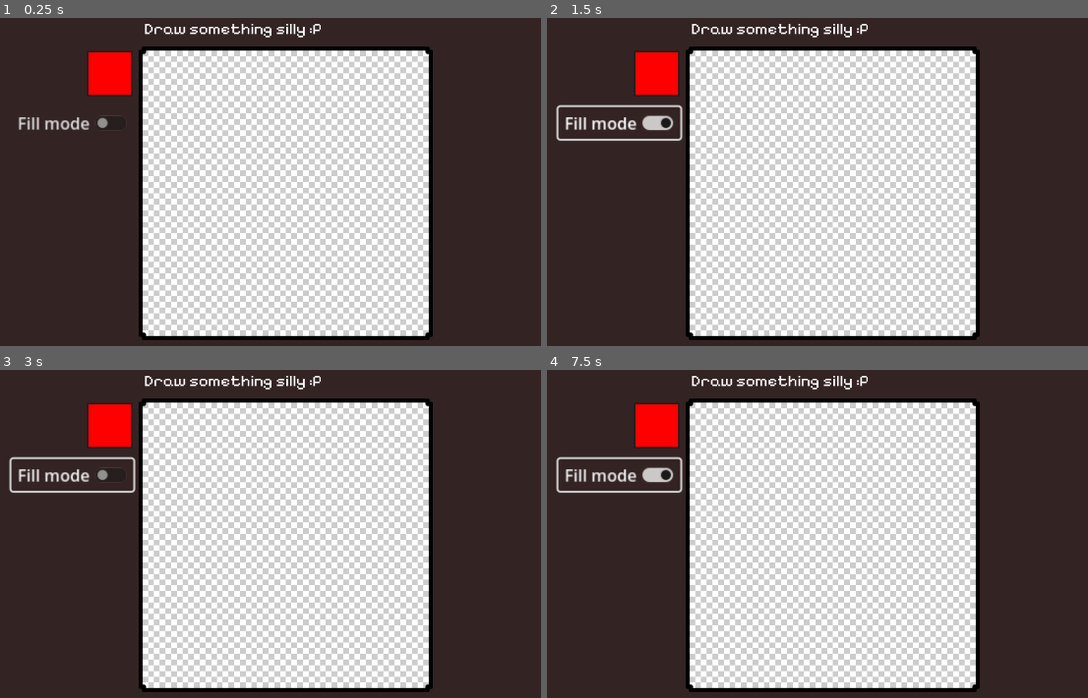
Above: before the commit, frames 1-4 (two rows, left to right).
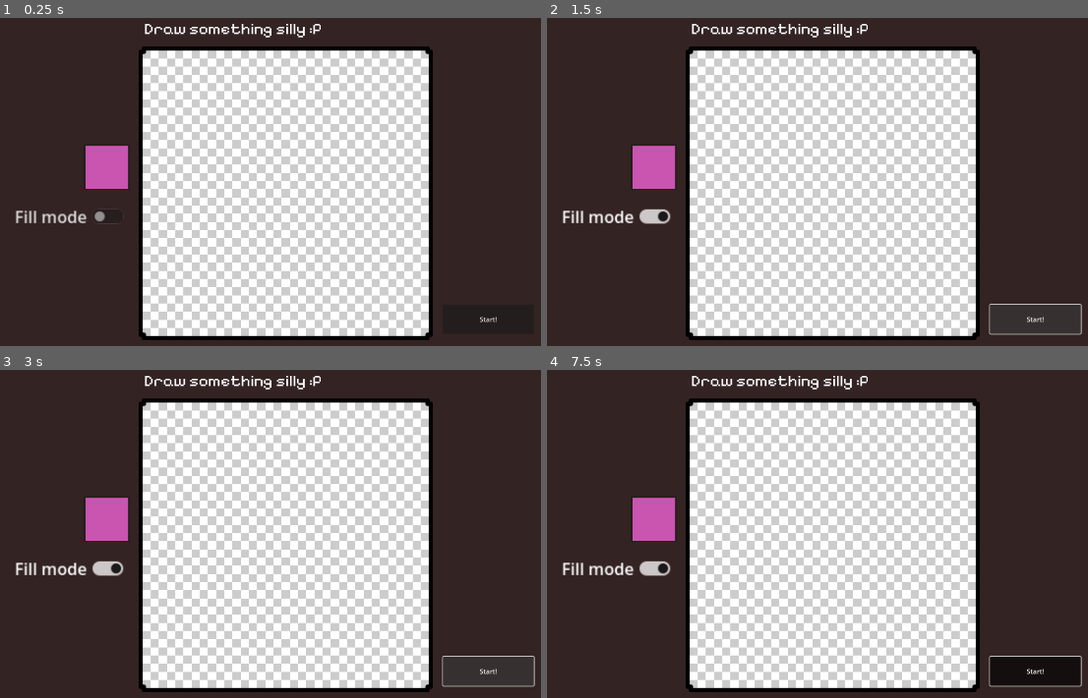
Above: after the commit, the same moments.

Repository: sticks-stuff/ggj
Game: Godot game, scene res://scenes/player_draw_pane.tscn
Two runs of this game, one before a commit and one after it. Both use one fixed random seed, a clock stepped at 60 frames per second and the inputs below. This scene is started directly instead of the project's main scene.
Inputs (mouse positions are in pixels of both pictures, inside the frame that each line leads up to):
- Up to frame 1 (0.25 s): no input
- Up to frame 2 (1.5 s): click "Fill mode" at 0.5 s; click (1033, 319) at 1.25 s, where only the run after the commit has a clickable "Start!"
- Up to frame 3 (3 s): click (486, 671) at 2 s, where only the run after the commit has a clickable "Start!"; tap Enter at 2.75 s; hold D (right) from 2.78 s (still down); hold Space (fire) from 2.78 s (still down)
- Up to frame 4 (7.5 s): release D (right) at 3.53 s; release Space (fire) at 3.53 s; hold S (down) 3.53-4.28 s; tap Space (fire) at 3.6, 5.1, 6.6 s; tap Enter at 4.25, 5.75 s; hold D (right) 4.28-5.03 s; hold Space (fire) 4.28-5.03 s; hold W (up) 5.03-5.78 s; hold Space (fire) 5.78-6.53 s; hold A (left) 5.78-7.28 s; hold S (down) from 7.28 s (still down); hold Space (fire) from 7.28 s (still down)

The runs differ from the first frame. In frame 1, 26% of the frame differs, in the area x 2-92%, y 9-98%; in frame 2, 27%; in frame 3, 27%; in frame 4, 28%, in the area x 1-99%, y 9-98%.
Error after the commit: Invalid access of index '60' on a base object of type: 'Array'. (res://scripts/canvas.gd:67)

Commit message:
Set up draw mode toggle

Diff:
--- a/scenes/game_scene.tscn
+++ b/scenes/game_scene.tscn
@@ -1,9 +1,7 @@
-[gd_scene load_steps=6 format=3 uid="uid://mdqhu3ye45uf"]
+[gd_scene load_steps=4 format=3 uid="uid://mdqhu3ye45uf"]
 
 [ext_resource type="PackedScene" uid="uid://bkjch3s5fkght" path="res://scenes/player.tscn" id="1_4jftv"]
 [ext_resource type="PackedScene" uid="uid://ba5besi6d37jq" path="res://environment_objects/environment_node.tscn" id="3_l67jm"]
-
-[sub_resource type="SphereShape3D" id="SphereShape3D_4ax3u"]
 
 [sub_resource type="Environment" id="Environment_f5yaj"]
 background_mode = 1
@@ -32,5 +30,3 @@
 light_energy = 5.364
 directional_shadow_mode = 0
 sky_mode = 1
-
-[connection signal="area_entered" from="player/Area3D" to="player" method="_on_area_3d_area_entered"]
--- a/scenes/player_draw_pane.tscn
+++ b/scenes/player_draw_pane.tscn
@@ -24,6 +24,7 @@
 offset_bottom = -50.0
 grow_horizontal = 2
 grow_vertical = 2
+mouse_filter = 2
 
 [node name="Background" type="ColorRect" parent="."]
 layout_mode = 1
@@ -77,14 +78,14 @@
 anchor_top = 0.5
 anchor_right = 0.5
 anchor_bottom = 0.5
-offset_left = -486.0
-offset_top = -349.0
-offset_right = -374.0
-offset_bottom = -237.0
+offset_left = -493.0
+offset_top = -120.0
+offset_right = -381.0
+offset_bottom = -8.0
 grow_horizontal = 2
 grow_vertical = 2
 text = "Colour picker"
-color = Color(1, 0, 0, 1)
+color = Color(0.788235, 0.333333, 0.694118, 1)
 
 [node name="Border" type="NinePatchRect" parent="."]
 layout_mode = 1
@@ -113,10 +114,10 @@
 anchor_top = 0.5
 anchor_right = 0.5
 anchor_bottom = 0.5
-offset_left = -670.0
-offset_top = -211.0
-offset_right = -551.0
-offset_bottom = -180.0
+offset_left = -677.0
+offset_top = 18.0
+offset_right = -558.0
+offset_bottom = 49.0
 grow_horizontal = 2
 grow_vertical = 2
 scale = Vector2(2.5, 2.5)
@@ -142,3 +143,18 @@
 theme_override_font_sizes/normal_font_size = 40
 text = "Draw something silly :P"
 fit_content = true
+
+[node name="Button" type="Button" parent="."]
+layout_mode = 1
+anchors_preset = 8
+anchor_left = 0.5
+anchor_top = 0.5
+anchor_right = 0.5
+anchor_bottom = 0.5
+offset_left = 384.0
+offset_top = 273.0
+offset_right = 606.0
+offset_bottom = 344.0
+grow_horizontal = 2
+grow_vertical = 2
+text = "Start!"
--- a/scripts/canvas.gd
+++ b/scripts/canvas.gd
@@ -1,8 +1,8 @@
 extends ColorRect
 
-
-var width = 50
-var height = 50
+@export var canvas_size = Vector2i(50, 50)
+var width = canvas_size.x
+var height = canvas_size.y
 var pixels = []
 var pixel_height = get_size().y / width
 var pixel_width = get_size().x / height
--- a/scripts/player_draw_pane.gd
+++ b/scripts/player_draw_pane.gd
@@ -2,7 +2,7 @@
 
 @onready var canvas = get_node("Canvas");
 @onready var colorPickerButton = $ColorPickerButton
-@export var pixel_size = Vector2i(10, 10);
+@onready var fillToggleButton: CheckButton = get_node("CheckButton")
 
 enum DrawMode {DRAW, FILL}
 @export var drawMode = DrawMode.DRAW
@@ -10,7 +10,7 @@
 var last_button_mask = 0;
 var last_position = Vector2(0,0);
 
-var color = Color.RED;
+var color = Color.INDIAN_RED;
 
 func _ready():
 	pass
@@ -18,6 +18,11 @@
 func _input(event):
 	if is_instance_of(event, InputEventMouse):
 		if event.button_mask == 1:
+
+			# get draw mode from button
+			#drawMode = fillToggleButton.pressed ? DrawMode.FILL : DrawMode.DRAW
+			drawMode = DrawMode.FILL if fillToggleButton.button_pressed else DrawMode.DRAW
+
 			match drawMode:
 				DrawMode.DRAW:
 					if last_button_mask == 1:
@@ -27,8 +32,5 @@
 		last_position = event.position;
 		last_button_mask = event.button_mask;
 
-func setDrawMode(newDrawMode: DrawMode) -> void:
-	drawMode = newDrawMode
-
 func _process(delta):
 	queue_redraw()
Binary file changed: sprites/ui_checkerboard.png
